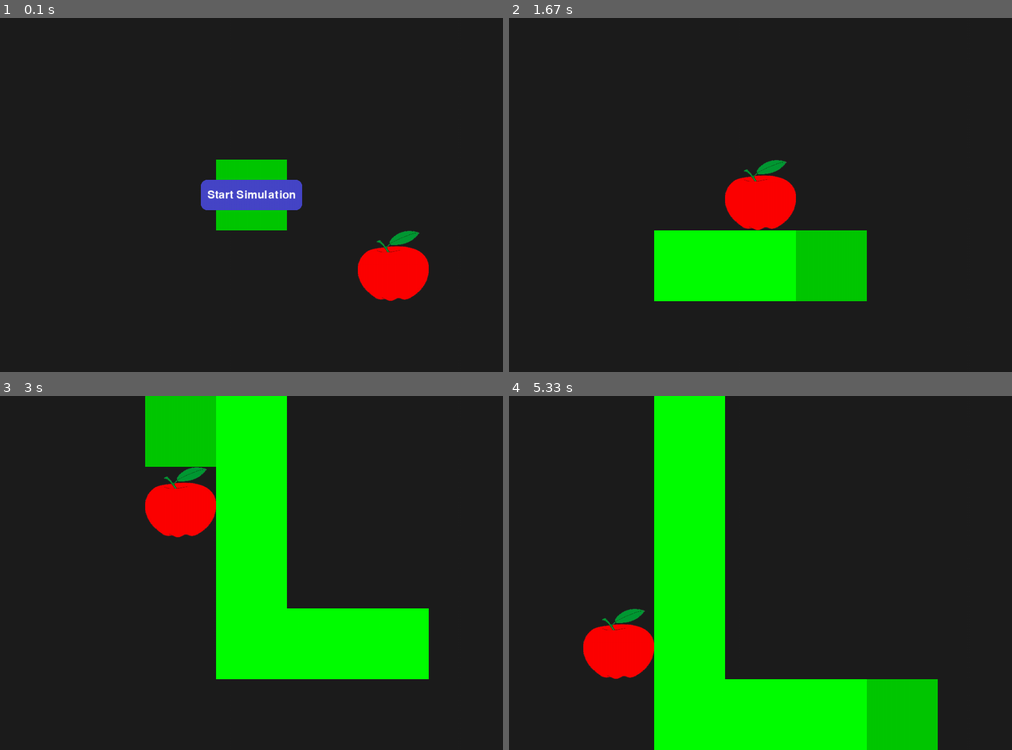
Above: before the commit, frames 1-4 (two rows, left to right).
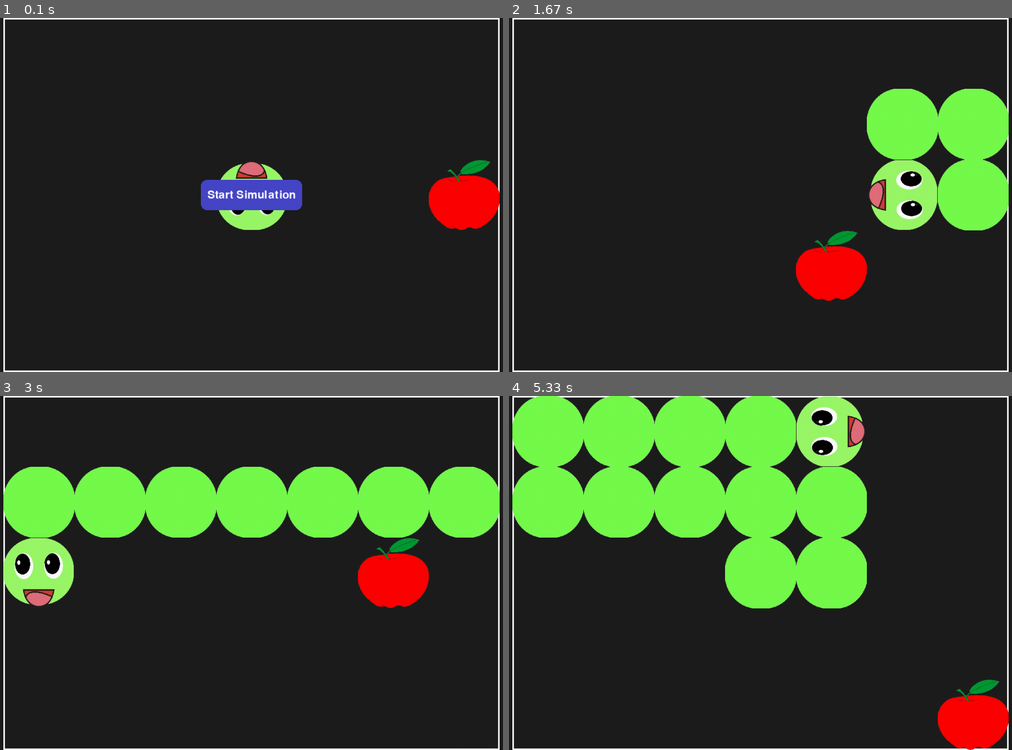
Above: after the commit, the same moments.

Repository: brii26/smart_snake
Game: pygame game, started from main.py
Same seed, same stepped clock (60 frames per second), same inputs: the game is played once before the commit and once after it.
Inputs (mouse positions are in pixels of both pictures, inside the frame that each line leads up to):
- Up to frame 1 (0.1 s): no input
- Up to frame 2 (1.67 s): click (760, 195) at 0.43 s
- Up to frame 3 (3 s): no input
- Up to frame 4 (5.33 s): no input

The runs differ from the first frame. In frame 1, 7.1% of the frame differs, in the area x 0-100%, y 0-100%; in frame 2, 21%; in frame 3, 39%; in frame 4, 51%.

Commit message:
Fix: fix windowing and core logic for snake ui and logic

Diff:
--- a/core/pathfinder.py
+++ b/core/pathfinder.py
@@ -1,46 +1,30 @@
-import heapq
 from utils.position import Position
 
 class Pathfinder:
     def __init__(self, grid):
         self.grid = grid
 
-    def heuristic(self, a: Position, b: Position) -> int:
-        # Manhattan distance
-        return abs(a.x - b.x) + abs(a.y - b.y)
+    def bnb_path(self, start: Position, goal: Position, body: list[Position]) -> list[Position] | None:
+        occupied = set(body[:-1])  # body excluding tail
+        visited = set()
+        path = []
 
-    def a_star(self, start: Position, goal: Position, body: list[Position]) -> list[Position] | None:
-        frontier = [(0, start)]
-        came_from = {start: None}
-        cost_so_far = {start: 0}
-        occupied = set(body[:-1])  # ignore tail if it will move
+        def dfs(current, current_path):
+            if current == goal:
+                return current_path[:]
 
-        while frontier:
-            _, current = heapq.heappop(frontier)
-
-            if current == goal:
-                return self._reconstruct_path(came_from, start, goal)
+            visited.add(current)
 
             for next_pos in current.neighbors():
-                if not self.grid.is_inside(next_pos):
-                    continue
-                if next_pos in occupied:
+                if (not self.grid.is_inside(next_pos) or
+                    next_pos in occupied or
+                    next_pos in visited):
                     continue
 
-                new_cost = cost_so_far[current] + 1
-                if next_pos not in cost_so_far or new_cost < cost_so_far[next_pos]:
-                    cost_so_far[next_pos] = new_cost
-                    priority = new_cost + self.heuristic(next_pos, goal)
-                    heapq.heappush(frontier, (priority, next_pos))
-                    came_from[next_pos] = current
+                result = dfs(next_pos, current_path + [next_pos])
+                if result:
+                    return result  # return first valid safe path found
 
-        return None  # No path found
+            return None  # prune path if dead
 
-    def _reconstruct_path(self, came_from, start, goal) -> list[Position]:
-        current = goal
-        path = []
-        while current != start:
-            path.append(current)
-            current = came_from[current]
-        path.reverse()
-        return path
+        return dfs(start, [])
--- a/core/snake_planner.py
+++ b/core/snake_planner.py
@@ -1,6 +1,7 @@
 from core.pathfinder import Pathfinder
 from core.state import State
 from utils.position import Position
+from collections import deque
 
 class SnakePlanner:
     def __init__(self, grid):
@@ -9,30 +10,60 @@
         self.memo = set()
 
     def find_safe_path(self, snake, apple: Position):
-        # Step 1: Try safe path (tail-reachable)
-        path = self.pathfinder.a_star(snake.head, apple, snake.body)
-        if path:
-            simulated_snake = snake.copy()
-            for move in path:
-                simulated_snake.move_towards(move)
-            simulated_snake.grow()
+        visited = set()
+        queue = deque()
+        fallback_path = None  # Will store first apple-reaching path even if unsafe
+        queue.append((snake.copy(), []))  # (snake_state, path)
 
-            if self.tail_reachable(simulated_snake):
-                return path  # ✅ Safe path found
+        while queue:
+            current_snake, path = queue.popleft()
+            head = current_snake.head
 
-        # Step 2: Fallback - return path even if unsafe (better than dying)
-        return path  # Might be unsafe but better than nothing
+            if head == apple:
+                new_snake = current_snake.copy()
+                new_snake.grow()
+                if self.tail_reachable(new_snake):
+                    print(f"[DEBUG] ✅ Found safe path to apple (length {len(path)})")
+                    return path
+                elif fallback_path is None:
+                    print(f"[DEBUG] ⚠ Apple reached, but tail NOT reachable — saving fallback path")
+                    fallback_path = path
+                continue
+
+            for next_pos in head.neighbors():
+                if not self.grid.is_inside(next_pos):
+                    continue
+                if next_pos in current_snake.body[:-1]:  # tail ignored
+                    continue
+
+                new_snake = current_snake.copy()
+                new_snake.move_towards(next_pos)
+                new_path = path + [next_pos]
+
+                state_sig = (new_snake.head, tuple(new_snake.body))
+                if state_sig in visited:
+                    continue
+                visited.add(state_sig)
+                queue.append((new_snake, new_path))
+
+        if fallback_path:
+            print("[DEBUG] ❌ No safe path, returning fallback (unsafe) path")
+            return fallback_path
+
+        print("[DEBUG] ❌ No path to apple at all")
+        return None
 
 
     def tail_reachable(self, snake):
         if len(snake.body) <= 2:
-            return True  # too short to trap
+            return True
 
         state = State(snake.head, tuple(snake.body), snake.body[-1])
         if state in self.memo:
             return False
 
-        path = self.pathfinder.a_star(snake.head, snake.body[-1], snake.body)
+        # Exclude tail from obstacle, as it moves away
+        path = self.pathfinder.bnb_path(snake.head, snake.body[-1], snake.body[:-1])
         if path:
             return True
 
--- a/game.py
+++ b/game.py
@@ -2,11 +2,12 @@
 from utils.position import Position
 from snake import Snake
 from apple import Apple
+import random
 from grid import Grid
 from core.snake_planner import SnakePlanner
 from gui.pygame_renderer import PygameRenderer
 
-GRID_HEIGHT = 5
+GRID_HEIGHT = 7
 GRID_WIDTH = 5
 
 class SnakeGame:
@@ -16,12 +17,11 @@
         self.apple = Apple(self.grid.random_empty_position(self.snake))
         self.planner = SnakePlanner(self.grid)
         self.alive = True
-        self.renderer = PygameRenderer(GRID_WIDTH, GRID_HEIGHT)
+        self.renderer = PygameRenderer(GRID_HEIGHT, GRID_WIDTH)
 
     def step(self):
         path = self.planner.find_safe_path(self.snake, self.apple.position)
         if not path:
-            print("No path found, game over")
             self.alive = False
             return
 
@@ -30,7 +30,28 @@
 
         if self.snake.head == self.apple.position:
             self.snake.grow()
-            self.apple = Apple(self.grid.random_empty_position(self.snake))
+            pos = self.find_reachable_apple_position()
+            if pos:
+                self.apple = Apple(pos)
+            else:
+                self.alive = False
+
+    def find_reachable_apple_position(self):
+        candidates = [
+            Position(x, y)
+            for x in range(self.grid.width)
+            for y in range(self.grid.height)
+            if Position(x, y) not in self.snake.body
+        ]
+        random.shuffle(candidates)
+
+        for pos in candidates:
+            test_path = self.planner.find_safe_path(self.snake, pos)
+            if test_path:
+                return pos
+
+        return None
+
 
     def run(self):
         while True:
--- a/gui/pygame_renderer.py
+++ b/gui/pygame_renderer.py
@@ -43,22 +43,69 @@
         center_y = WINDOW_HEIGHT // 2 - button_height // 2
         self.button_rect = pygame.Rect(center_x, center_y, button_width, button_height)
 
+        # Load image assets
         try:
             self.apple_img = pygame.image.load("assets/apple.png").convert_alpha()
             self.apple_img = pygame.transform.scale(self.apple_img, (self.cell_size, self.cell_size))
+
+            self.snake_body_img = pygame.image.load("assets/snake_body.png").convert_alpha()
+            self.snake_body_img = pygame.transform.scale(self.snake_body_img, (self.cell_size, self.cell_size))
+
+            self.snake_head_img = pygame.image.load("assets/snake_head.png").convert_alpha()
+            self.snake_head_img = pygame.transform.scale(self.snake_head_img, (self.cell_size, self.cell_size))
         except:
             self.apple_img = None
+            self.snake_body_img = None
+            self.snake_head_img = None
+
+
 
     def render(self, snake, apple):
         self.window_surface.fill(BG_COLOR)
+        # Draw outer border around entire grid
+        outer_border = pygame.Rect(
+            self.grid_offset_x,
+            self.grid_offset_y,
+            self.grid_width,
+            self.grid_height
+        )
+        pygame.draw.rect(self.window_surface, (255, 255, 255), outer_border, width=3)
+
+
 
         # Draw apple
         self._draw_apple(apple.position)
 
-        # Draw snake
+        # Draw snake body (excluding head)
         for segment in snake.body[1:]:
-            self._draw_cell(segment, SNAKE_COLOR)
-        self._draw_cell(snake.head, HEAD_COLOR)
+            if self.snake_body_img:
+                self._draw_cell(segment, image=self.snake_body_img)
+            else:
+                self._draw_cell(segment, color=SNAKE_COLOR, outline=True)
+
+        # Draw snake head
+        if self.snake_head_img:
+            if len(snake.body) > 1:
+                dx = snake.head.x - snake.body[1].x
+                dy = snake.head.y - snake.body[1].y
+
+                if dx == 1 and dy == 0:
+                    angle = 270   # Right
+                elif dx == -1 and dy == 0:
+                    angle = 90    # Left
+                elif dx == 0 and dy == -1:
+                    angle = 0     # Up
+                elif dx == 0 and dy == 1:
+                    angle = 180   # Down
+                else:
+                    angle = 0     # Fallback
+            else:
+                angle = 0  # default if only head
+
+            rotated_head = pygame.transform.rotate(self.snake_head_img, angle)
+            self._draw_cell(snake.head, image=rotated_head)
+        else:
+            self._draw_cell(snake.head, color=HEAD_COLOR)
 
         # Button (only before start)
         if not self.simulation_started:
@@ -67,14 +114,20 @@
         pygame.display.flip()
         self.clock.tick(10)
 
-    def _draw_cell(self, pos: Position, color):
+    def _draw_cell(self, pos: Position, color=None, image=None, outline=False):
         rect = pygame.Rect(
             self.grid_offset_x + pos.x * self.cell_size,
             self.grid_offset_y + pos.y * self.cell_size,
             self.cell_size,
             self.cell_size
         )
-        pygame.draw.rect(self.window_surface, color, rect)
+        if image:
+            self.window_surface.blit(image, rect)
+        elif color:
+            pygame.draw.rect(self.window_surface, color, rect)
+            if outline:
+                pygame.draw.rect(self.window_surface, (0, 0, 0), rect, width=2)
+
 
     def _draw_apple(self, pos: Position):
         rect = pygame.Rect(
